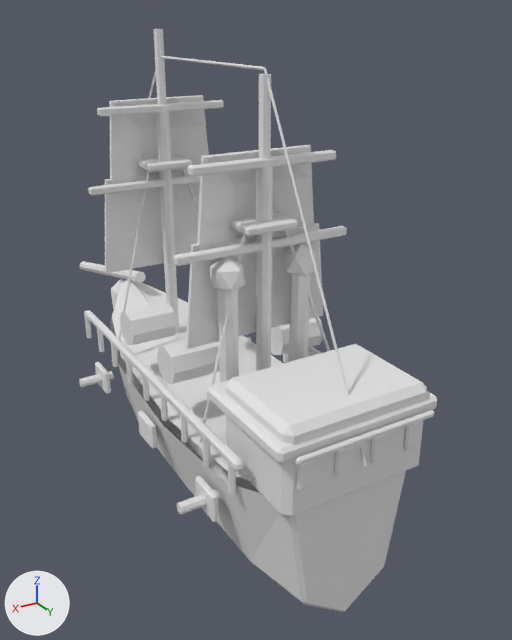
One commit to the Blender file ArtSource/Models/Blender/EnemyShipsV04/enemy_plague_raider_v04.blend: the scene before it, then after it.
Camera for both pictures: a 50 mm lens placed at (1.81, 3.47, 2.46), pointed at (-0.38, -0.17, 0.63). The axes (+X, +Y, +Z) are drawn at lower left. The lights are the same throughout. The first picture is the older version.

Names of what the first picture shows: 'Bowsprit_Main', 'Enemy_Corsair_Deck', 'Enemy_Corsair_Hull', 'Mast_1_Lower', 'Mast_2_Lower', 'PlagueRaider_Glow_-1', 'PlagueRaider_Glow_1', 'PlagueRaider_Toxic_Cask_-1_1', 'Sail_1_1', 'Sail_1_2', 'Sail_2_1', 'Sail_2_2', 'Stern_Gallery_Window_1', 'Stern_Gallery_Window_2', 'Stern_Gallery_Window_3', 'Stern_Gallery_Window_4', 'Stern_GreatCabin', 'Stern_Quarterdeck', 'Tier_2_Port_TopRail' and 37 more.
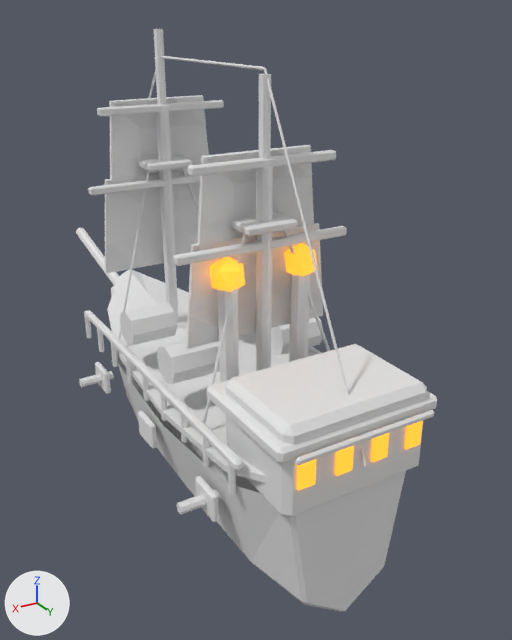
What changed in the scene script:
```text
Change mat_glassglow_v03:
    mat_glassglow_v03.base_color: (0.8, 0.8, 0.8) -> (1.0, 0.35, 0.025)  # white #e7e7e7 -> orange #ffa02c
    add mat_glassglow_v03.emission_color = (1.0, 0.35, 0.025)  # orange #ffa02c
    add mat_glassglow_v03.emission_strength = 1.4
Change me_enemy_corsair_hull_deckmesh:
    used by ob_enemy_corsair_deck; location = (0.0, 0.0, 0.0); rotation_euler = (0.0, 0.0, 3.142), in degrees (0, 0, 180); scale = (1.0, 1.0, 1.02)
    remove me_enemy_corsair_hull_deckmesh.from_pydata(...)  # 18 vertices, 10 faces; spans x -0.47..0.47, y -1.35..1.43, z 0.38..0.59
    add me_enemy_corsair_hull_deckmesh.from_pydata(...)  # 36 vertices, 34 faces; spans x -0.5..0.5, y -1.35..1.43, z 0.4..0.67
    me_enemy_corsair_hull_deckmesh part 1: the whole mesh is rebuilt
Change ob_bowsprit_main:
    ob_bowsprit_main.rotation_euler: (1.344, 0.0, 3.142) -> (-1.344, 0.0, 3.142)  # degrees (77, 0, 180) -> degrees (-77, 0, 180)
```

Changed parts and their boxes [x1, y1, x2, y2] in the pictures (512 x 640 px):
'Enemy_Corsair_Deck', reshaped
    before: [112, 279, 284, 482]
    after: [107, 269, 289, 483]
'PlagueRaider_Glow_-1', recoloured, surface changed
    both: [209, 257, 245, 292]
'Bowsprit_Main', turned
    before: [79, 261, 146, 282]
    after: [76, 228, 119, 285]
'PlagueRaider_Glow_1', recoloured, surface changed
    both: [284, 243, 318, 276]
'Stern_Gallery_Window_1', recoloured, surface changed
    both: [297, 459, 316, 490]
'Stern_Gallery_Window_2', recoloured, surface changed
    both: [335, 445, 354, 476]
'Stern_Gallery_Window_3', recoloured, surface changed
    both: [371, 433, 389, 462]
'Stern_Gallery_Window_4', recoloured, surface changed
    both: [405, 421, 423, 450]
